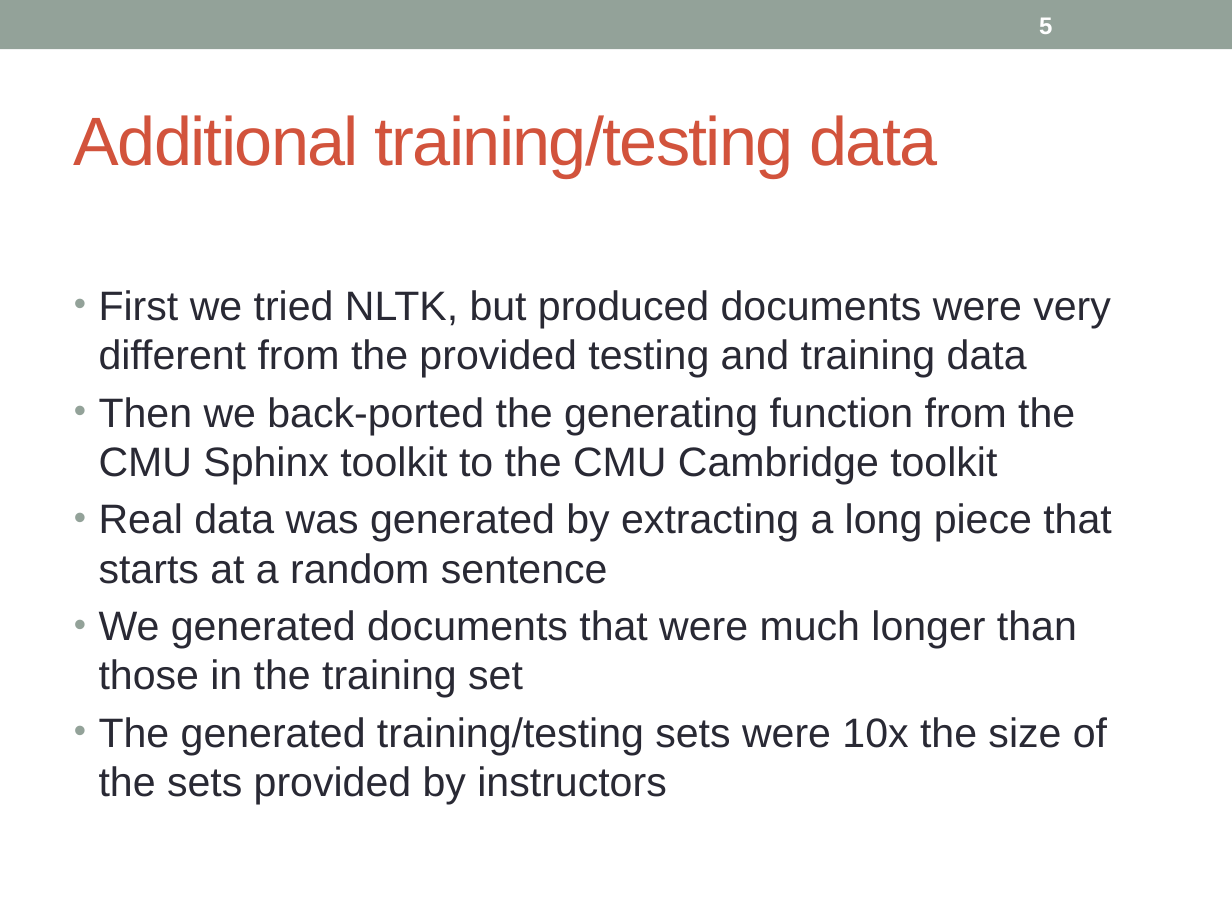
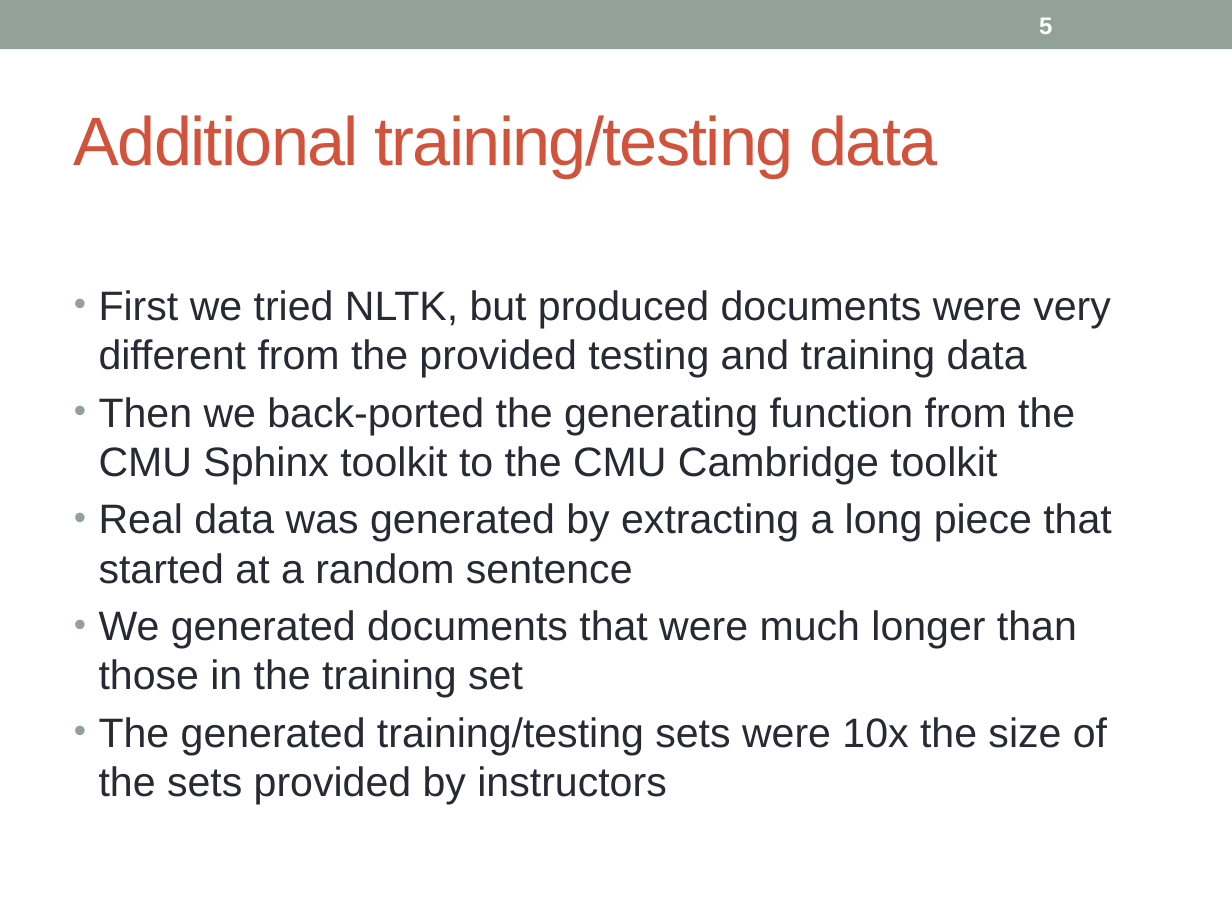
Before and after one commit to hunterhector/LangStats12Spring, a slide deck: slide 5 of Slides/11761-slides.pptx. Drawn at 1232x924 pixels with LibreOffice and Linux fonts; fonts in the diff are those of the drawing. Boxes give left, top, right and bottom in pixels: in the first picture for what was removed or moved away, otherwise in the second. Text is boxed around its words. In the diff, an @@ line names an element or a change of style, - is before the commit and + after.

```diff
--- a/Slides/11761-slides.pptx
+++ b/Slides/11761-slides.pptx
@@ text at (99, 503, 1111, 584): text changed @@
-• Real data was generated by extracting a long piece that starts at a random sentence
+• Real data was generated by extracting a long piece that started at a random sentence
```
Also in this commit, not shown: 8 other slides changed, 3 other files.
